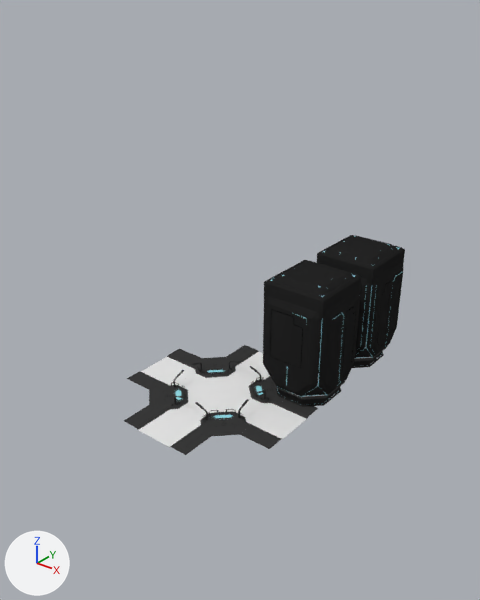
Two versions of the Blender file scenes/town-part-01.blend, one commit apart.
Rendered twice from a 50 mm lens placed at (190.8, -147.4, 130.4), pointed at (76.9, -5.0, 42.2). Arrows for +X, +Y and +Z are at lower left; the lights stay in place.

In view in the first picture: 'Cube', 'Cube.001', 'street axe', 'street axe.001', 'street axe.002', 'street axe.003', 'street cross junction', 'street cross junction.001'.
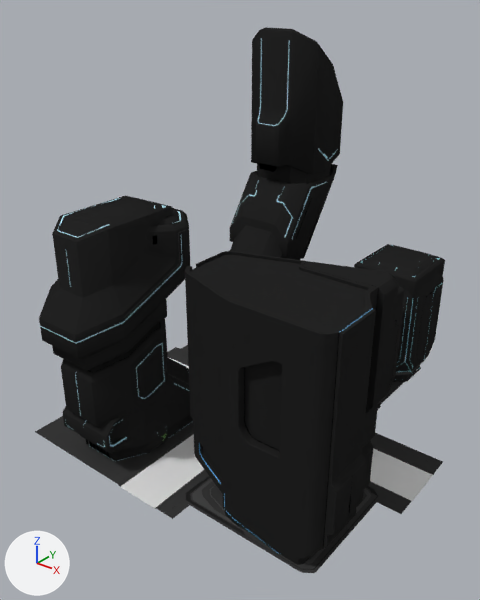
Where the change shows, as pixel boxes [x1, y1, x2, y2] in the pictures (480 x 600 px):
'Cube.009', added (black): after [182, 251, 399, 573]
'Cube.003', added (black): after [39, 195, 193, 461]
'Cube.006', added (black): after [229, 27, 343, 260]
'Cube', moved: before [263, 260, 362, 407]; after [378, 286, 405, 409]
'Cube.001', moved: before [317, 235, 405, 368]; after [354, 244, 445, 382]
'street axe', moved, rescaled: before [124, 405, 211, 455]; after [104, 425, 207, 519]
'street axe.003', moved, rescaled: before [240, 399, 318, 449]; after [369, 433, 443, 514]
'street axe.006', added (black): after [35, 416, 128, 475]
'street axe.004', added: after [379, 371, 410, 405]
'Cube.002', added: after [260, 163, 276, 172]
'Cube.005', added: after [86, 440, 109, 457]
'street axe.007', added: after [181, 345, 188, 352]
'street cross junction', unchanged, covered by the edit: before [149, 370, 266, 436]; after [188, 422, 193, 427]
'street cross junction.001', unchanged, covered by the edit: before [177, 357, 289, 415]
'street axe.002', unchanged, covered by the edit: before [127, 349, 201, 390]; after [167, 347, 189, 368]

Diff of the bpy script that builds the scene:
```diff
--- a/scenes/town-part-01.blend.py
+++ b/scenes/town-part-01.blend.py
@@ me_street_axe_001 @@
+me_street_axe_001.from_pydata([(-9.0, -7.57, 0.28), (-9.0, 0.0, 0.28), (-20.77, -7.57, 0.28), (-20.77, 0.0, 0.28), (-13.2, 1.38, 0.28), (-20.77, 1.38, 0.28)], [], [(0, 1, 3, 2), (3, 1, 4, 5)])
+me_street_axe_001.materials.append(mat_street_axe_nospec)  # its picture is missing
@@ me_street_axe_003 @@
+me_street_axe_003.from_pydata([(9.0, -7.6, 0.3), (9.0, 0.0, 0.3), (34.8, -7.6, 0.3), (34.8, 0.0, 0.3), (13.2, 1.8, 0.3), (34.8, 1.8, 0.3)], [], [(1, 0, 2, 3), (1, 3, 5, 4)])
+me_street_axe_003.materials.append(mat_street_axe_nospec)  # its picture is missing
@@ ob_cube_001 @@
 ob_cube_001 = bpy.data.objects.new('Cube.001', me_cube_001)
-ob_cube_001.location = (85.8, 53.5, 1.9)
+ob_cube_001.location = (101.0, 53.3, 1.9)
 ob_cube_001.rotation_euler = (0.0, 0.0, 1.571)  # degrees (0, 0, 90)
@@ ob_cube @@
 ob_cube = bpy.data.objects.new('Cube', me_cube_001)
-ob_cube.location = (85.8, 22.1, 1.9)
+ob_cube.location = (101.0, 22.1, 1.9)
 ob_cube.rotation_euler = (0.0, 0.0, 1.571)  # degrees (0, 0, 90)
@@ ob_street_axe_003 @@
 ob_street_axe_003 = bpy.data.objects.new('street axe.003', me_street_axe)
-ob_street_axe_003.location = (83.9, 0.0, 0.0)
+ob_street_axe_003.location = (99.2, 0.0, 0.0)
 ob_street_axe_003.rotation_euler = (0.0, 0.0, 1.571)  # degrees (0, 0, 90)
-ob_street_axe_003.scale = (1.54, 1.54, 1.54)
+ob_street_axe_003.scale = (1.54, 5.33, 1.54)
@@ ob_street_axe @@
 ob_street_axe = bpy.data.objects.new('street axe', me_street_axe)
-ob_street_axe.location = (63.7, -20.3, 0.0)
-ob_street_axe.scale = (1.54, 1.54, 1.54)
+ob_street_axe.location = (78.9, -20.3, 0.0)
+ob_street_axe.scale = (1.54, 4.38, 1.54)
@@ ob_cube_009 @@
+ob_cube_009 = bpy.data.objects.new('Cube.009', me_cube_007)  # 2453 vertices, 976 faces; spans x -24.6..24.9, y -19.0..21.0, z -1.9..65.5; in mat_downtown_building (its picture is missing), mat_blue_green (blue #73c8ff), mat_irregular_lights_shaded (its picture is missing), mat_fake_reflext (black #242424), mat_irregular_lights_transparent (its picture is missing), mat_blue_green_dark (dark blue #192e40), mat_green (green #2be75d), mat_street (black #3a3a3a), mat_street_white (dark grey #4b4b4b)
+ob_cube_009.location = (110.1, -27.9, 0.4)
@@ ob_text @@
+ob_text = bpy.data.objects.new('Text', me_mesh)  # 78 vertices, 78 faces; spans x 0.01..1.013, y 0.0..0.706, z 0.0; in mat_material_002 (green #9ee77a)
+ob_text.parent = ob_cube_003
+ob_text.location = (67.98, -34.36, 3.739)
+ob_text.rotation_euler = (1.571, 0.0, 1.571)  # degrees (90, 0, 90)
+ob_text.scale = (2.16, 2.16, 2.16)
@@ ob_cube_003 @@
+ob_cube_003 = bpy.data.objects.new('Cube.003', me_cube_002)  # 1847 vertices, 1262 faces; spans x -3.3..2.9, y -6.0..4.6, z -0.3..16.1; in mat_downtown_building (its picture is missing), mat_white (cyan #b0dce7), mat_whitelight_line (its picture is missing), mat_downtown_building_uniform (black #404040)
+ob_cube_003.location = (55.9, -36.3, 0.4)
+ob_cube_003.rotation_euler = (0.0, 0.0, 3.142)  # degrees (0, 0, 180)
+ob_cube_003.scale = (4.57, 4.57, 4.57)
@@ ob_cube_005 @@
+ob_cube_005 = bpy.data.objects.new('Cube.005', me_cube_004)  # 56 vertices, 35 faces; spans x -1.35..0.86, y 2.71..2.76, z 0.46..0.91; in mat_white (cyan #b0dce7), mat_light_emit_white (its picture is missing)
+ob_cube_005.parent = ob_cube_003
+ob_cube_005.location = (53.91, -36.25, 0.414)
+ob_cube_005.rotation_euler = (0.0, 0.0, 3.142)  # degrees (0, 0, 180)
+ob_cube_005.scale = (4.57, 4.57, 4.57)
@@ ob_cube_002 @@
+ob_cube_002 = bpy.data.objects.new('Cube.002', me_cube_000)  # 24 vertices, 15 faces; spans x -0.887..0.357, y 0.229..0.661, z 15.185..15.644; in mat_white (cyan #b0dce7), mat_light_emit_white (its picture is missing)
+ob_cube_002.parent = ob_cube_006
+ob_cube_002.location = (53.87, 36.25, 0.414)
+ob_cube_002.rotation_euler = (0.0, 0.0, 6.283)  # degrees (0, 0, 360)
+ob_cube_002.scale = (4.57, 4.57, 4.57)
@@ ob_cube_006 @@
+ob_cube_006 = bpy.data.objects.new('Cube.006', me_cube_005)  # 1214 vertices, 848 faces, 1 loose edge; spans x -3.3..2.7, y -6.0..9.2, z -0.3..25.2; in mat_downtown_building (its picture is missing), mat_white (cyan #b0dce7), mat_whitelight_line (its picture is missing), mat_downtown_building_uniform (black #404040)
+ob_cube_006.location = (55.9, 36.2, 0.4)
+ob_cube_006.rotation_euler = (0.0, 0.0, 6.283)  # degrees (0, 0, 360)
+ob_cube_006.scale = (4.57, 4.57, 4.57)
@@ ob_street_axe_004 @@
+ob_street_axe_004 = bpy.data.objects.new('street axe.004', me_street_axe_001)
+ob_street_axe_004.location = (78.9, 20.2, 0.0)
+ob_street_axe_004.rotation_euler = (0.0, 0.0, 3.142)  # degrees (0, 0, 180)
+ob_street_axe_004.scale = (1.54, 4.66, 1.54)
@@ ob_street_axe_006 @@
+ob_street_axe_006 = bpy.data.objects.new('street axe.006', me_street_axe_003)
+ob_street_axe_006.location = (58.6, 0.0, 0.0)
+ob_street_axe_006.rotation_euler = (0.0, 0.0, 4.712)  # degrees (0, 0, 270)
+ob_street_axe_006.scale = (1.54, 3.5, 1.54)
@@ ob_street_axe_007 @@
+ob_street_axe_007 = bpy.data.objects.new('street axe.007', me_street_axe_003.copy())
+ob_street_axe_007.location = (58.6, 0.0, 0.0)
+ob_street_axe_007.rotation_euler = (0.0, 0.0, 4.712)  # degrees (0, 0, 270)
+ob_street_axe_007.scale = (-1.54, 3.5, 1.54)
```
